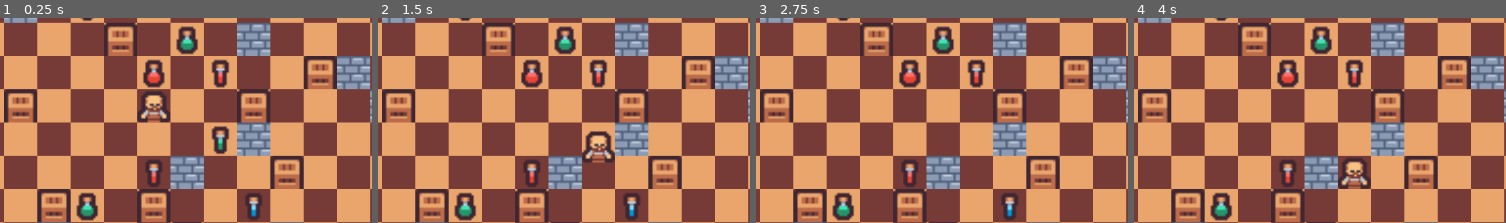
Above: before the commit, frames 1-4 (left to right).
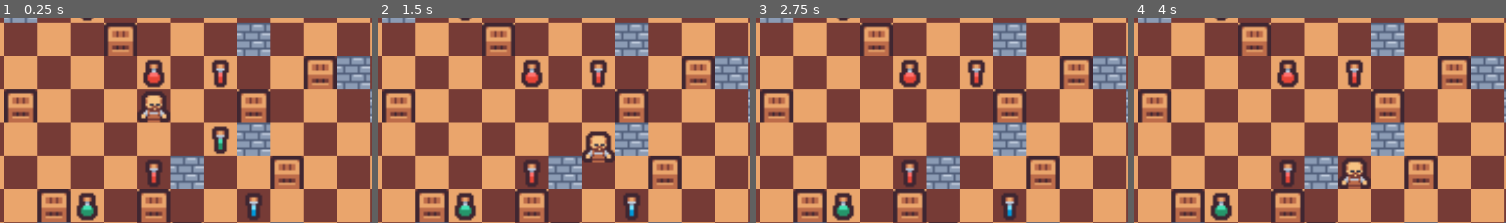
Above: after the commit, the same moments.

Repository: oneseedfruit/ludum-dare-52
Game: Godot game, scene res://game.tscn
Same seed, same stepped clock (60 frames per second), same inputs: the game is played once before the commit and once after it.
Inputs:
- Up to frame 1 (0.25 s): no input
- Up to frame 2 (1.5 s): tap Enter at 0.5 s; hold Right (right) 0.53-1.28 s; tap Space at 1.25 s; hold Down (down) from 1.28 s (still down)
- Up to frame 3 (2.75 s): release Down (down) at 2.03 s; hold Right (right) from 2.03 s (still down)
- Up to frame 4 (4 s): tap Enter at 2.75 s; release Right (right) at 2.78 s; hold Up (up) 2.78-3.53 s; hold Left (left) from 3.53 s (still down)
The pictures show only the part of the screen within x 27-77%, y 25-74%; the shares and areas given below are measured in that part.

The runs differ from the first frame. In frame 1, 0.7% of the frame differs, in the area x 47-54%, y 3-19%; in frame 2, 0.7%; in frame 3, 0.7%; in frame 4, 0.7%.

Commit message:
Fixed all levels
Some had minor problems with the puzzle but are now resolved

Diff:
--- a/collectible/collectible.gd
+++ b/collectible/collectible.gd
@@ -3,29 +3,29 @@
 
 
 var mTileIdToFrame = {
-    "collectible_1": 0,
-    "collectible_2": 1,
-    "collectible_3": 2,
-    "collectible_4": 3,
-    "collectible_5": 4,
-    "collectible_6": 5,
-    "collectible_7": 6,
-    "collectible_8": 7,
+	"collectible_1": 0,
+	"collectible_2": 1,
+	"collectible_3": 2,
+	"collectible_4": 3,
+	"collectible_5": 4,
+	"collectible_6": 5,
+	"collectible_7": 6,
+	"collectible_8": 7,
 }
 
 # Called when the node enters the scene tree for the first time.
 func _ready():
-    connect("body_entered", _on_body_entered)
-    pass # Replace with function body.
+	connect("body_entered", _on_body_entered)
+	pass # Replace with function body.
 
 func _on_body_entered(body):
-    if body.get_script() == Player:
-        # TODO: add points
-        body.stop_at(position)
-        get_parent().collect(self)
-        queue_free()
+	if body.get_script() == Player:
+		# TODO: add points
+		body.stop_at(position)
+		get_parent().collect(self)
+		queue_free()
 
 
 func setType(tileId):
-    $AnimatedSprite2D.set_frame(mTileIdToFrame[tileId])
-    pass
+	$AnimatedSprite2D.set_frame(mTileIdToFrame[tileId])
+	pass
--- a/levels/level_5.tscn
+++ b/levels/level_5.tscn
@@ -15,4 +15,4 @@
 layer_1/y_sort_enabled = false
 layer_1/y_sort_origin = 0
 layer_1/z_index = 1
-layer_1/tile_data = PackedInt32Array(-1, 131074, 7, -65538, 196610, 5, -131072, 196610, 5, 0, 196610, 5, 65534, 196610, 5, -4, 196610, 5, -196609, 196610, 5, -262147, 262146, 3, -65534, 262146, 3, 65536, 262146, 3, 196607, 262146, 3, 262142, 262146, 3, 262145, 262146, 3, 196611, 262146, 3, 196614, 262146, 3, 262152, 262146, 3, 131081, 262146, 3, -327672, 262146, 3, -327676, 262146, 3, -131082, 262146, 3, -8, 262146, 3, 262135, 262146, 3, -3, 458754, 9, 131077, 458754, 9, -327673, 458754, 9, -196600, 524290, 9, -196616, 524290, 9, 65527, 393218, 9, -5, 393218, 9, -131078, 524290, 10, -65533, 524290, 10, -65531, 393218, 9, 5, 196610, 5, 65544, 196610, 5, 196602, 458754, 10, 327679, 458754, 10, 262151, 458754, 10, -262143, 393218, 9)
+layer_1/tile_data = PackedInt32Array(-1, 131074, 7, -262147, 262146, 3, 65536, 262146, 3, 196607, 262146, 3, 262142, 262146, 3, -65534, 262146, 3, 262145, 262146, 3, 196611, 262146, 3, 196614, 262146, 3, 262152, 262146, 3, 131081, 262146, 3, -327672, 262146, 3, -327676, 262146, 3, -65546, 262146, 3, -8, 262146, 3, 262135, 262146, 3, 65534, 196610, 5, 0, 196610, 5, -131072, 196610, 5, -65538, 196610, 5, -196609, 196610, 5, -4, 196610, 5, 5, 196610, 5, 65544, 196610, 5, 262151, 458754, 9, -196600, 458754, 9, -196616, 458754, 9, 196602, 458754, 9, 327679, 458754, 9, 65527, 524290, 9, 131077, 524290, 9, -262143, 524290, 9, -327673, 393218, 9, -65533, 393218, 9, -3, 393218, 9, -131078, 393218, 9, -65531, 458754, 10)
--- a/levels/level_8.tscn
+++ b/levels/level_8.tscn
@@ -15,4 +15,4 @@
 layer_1/y_sort_enabled = false
 layer_1/y_sort_origin = 0
 layer_1/z_index = 1
-layer_1/tile_data = PackedInt32Array(-1, 131074, 7, -327677, …(694 unchanged characters)…  65527, 393218, 9, 196605, 393218, 9, -196608, 393218, 9, -131071, 458754, 10, 131071, 458754, 10, -196611, 458754, 10, 131074, 524290, 10, 1, 393218, 10)
+layer_1/tile_data = PackedInt32Array(-1, 131074, 7, -327677, …(694 unchanged characters)…  65527, 393218, 9, 196605, 393218, 9, -131071, 458754, 10, 131071, 458754, 10, -196611, 458754, 10, 131074, 524290, 10, 1, 393218, 10)
--- a/levels/level_9.tscn
+++ b/levels/level_9.tscn
@@ -16,4 +16,4 @@
 layer_1/y_sort_enabled = false
 layer_1/y_sort_origin = 0
 layer_1/z_index = 1
-layer_1/tile_data = PackedInt32Array(-1, 131074, 7, -262153, …(683 unchanged characters)… -196612, 524290, 9, -327678, 524290, 9, 6, 524290, 9, 131074, 524290, 9, 1, 393218, 9, 65527,  …(146 unchanged characters)…
+layer_1/tile_data = PackedInt32Array(-1, 131074, 7, -262153, …(683 unchanged characters)… -196612, 524290, 9, -327678, 524290, 9, 131074, 524290, 9, 1, 393218, 9, 65527,  …(146 unchanged characters)…
--- a/levels/level_10.tscn
+++ b/levels/level_A.tscn
@@ -16,4 +16,4 @@
 layer_1/y_sort_enabled = false
 layer_1/y_sort_origin = 0
 layer_1/z_index = 1
-layer_1/tile_data = PackedInt32Array(-1, 131074, 7, -131073, …(748 unchanged characters)… 137, 524290, 9, 131074, 524290, 9, -196608, 524290, 9, -196615, 524290, 9, 65529, 524290, 9, 65532,  …(126 unchanged characters)…
+layer_1/tile_data = PackedInt32Array(-1, 131074, 7, -131073, …(748 unchanged characters)… 137, 524290, 9, 131074, 524290, 9, -196615, 524290, 9, 65529, 524290, 9, 65532,  …(126 unchanged characters)…
--- a/managers/CollectibleManager.gd
+++ b/managers/CollectibleManager.gd
@@ -7,23 +7,23 @@
 var mCollectibleList: Array[Collectible] = []
 
 func spawnCollectibles():
-    var tileMap = get_node("/root/Game/LevelTemplate/TileMap")
-    if tileMap:
-        var usedCells = tileMap.get_used_cells(mTileMapObjectLayer)
-        for cellCoord in usedCells:
-            var tileData = tileMap.get_cell_tile_data(mTileMapObjectLayer, cellCoord)
-            var tileId = tileData.get_custom_data("id")
-            if tileId.begins_with("collectible"):
-                var node = mCollectiblePackedScene.instantiate()
-                node.setType(tileId)
-                node.set_position(tileMap.map_to_local(cellCoord))
-                add_child.call_deferred(node)
-                tileMap.erase_cell(mTileMapObjectLayer, cellCoord)
-                mCollectibleList.append(node)
-    pass
+	var tileMap = get_node("/root/Game/LevelTemplate/TileMap")
+	if tileMap:
+		var usedCells = tileMap.get_used_cells(mTileMapObjectLayer)
+		for cellCoord in usedCells:
+			var tileData = tileMap.get_cell_tile_data(mTileMapObjectLayer, cellCoord)
+			var tileId = tileData.get_custom_data("id")
+			if tileId.begins_with("collectible"):
+				var node = mCollectiblePackedScene.instantiate()
+				node.setType(tileId)
+				node.set_position(tileMap.map_to_local(cellCoord))
+				add_child.call_deferred(node)
+				tileMap.erase_cell(mTileMapObjectLayer, cellCoord)
+				mCollectibleList.append(node)
+	pass
 
 
 func collect(_collectible):
-    mCollectibleList.erase(_collectible)
-    if mCollectibleList.size() == 0:
-        get_node("/root/LevelManager").nextLevel()
+	mCollectibleList.erase(_collectible)
+	if mCollectibleList.size() == 0:
+		get_node("/root/LevelManager").nextLevel()
--- a/managers/LevelManager.gd
+++ b/managers/LevelManager.gd
@@ -10,64 +10,64 @@
 var mCurrentLevelNode
 
 func _init():
-    var dir = DirAccess.open("res://levels")
-    if dir:
-        dir.list_dir_begin()
-        var file_name = dir.get_next()
-        while file_name != "":
-            if file_name.begins_with("level_") and file_name.ends_with(".tscn"):
-                mLevels.append(file_name)
-            file_name = dir.get_next()
-    pass
+	var dir = DirAccess.open("res://levels")
+	if dir:
+		dir.list_dir_begin()
+		var file_name = dir.get_next()
+		while file_name != "":
+			if file_name.begins_with("level_") and file_name.ends_with(".tscn"):
+				mLevels.append(file_name)
+			file_name = dir.get_next()
+	pass
 
 # Called when the node enters the scene tree for the first time.
 func _ready():
-    mCurrentLevelIndex = mStartLevel
-    spawnLevel(mCurrentLevelIndex)
-    pass # Replace with function body.
+	mCurrentLevelIndex = mStartLevel
+	spawnLevel(mCurrentLevelIndex)
+	pass # Replace with function body.
 
 
 func spawnLevel(level):
-    if mCurrentLevelNode != null:
-        mCurrentLevelNode.queue_free()
-        await mCurrentLevelNode.tree_exited
+	if mCurrentLevelNode != null:
+		mCurrentLevelNode.queue_free()
+		await mCurrentLevelNode.tree_exited
 
-    var parentNode = get_tree().root.get_node("Game")
-    var scene = load("levels/%s" % mLevels[level])
+	var parentNode = get_tree().root.get_node("Game")
+	var scene = load("levels/%s" % mLevels[level])
 
-    mCurrentLevelNode = scene.instantiate()
-    parentNode.add_child.call_deferred(mCurrentLevelNode)
+	mCurrentLevelNode = scene.instantiate()
+	parentNode.add_child.call_deferred(mCurrentLevelNode)
 
-    await mCurrentLevelNode.ready
+	await mCurrentLevelNode.ready
 
-    _spawnPoint()
+	_spawnPoint()
 
-    # wait for process_frame so player re-position to spawn point first
-    # (else it will collide with collectible that placed on player's lastPos)
-    await get_tree().process_frame
+	# wait for process_frame so player re-position to spawn point first
+	# (else it will collide with collectible that placed on player's lastPos)
+	await get_tree().process_frame
 
-    CollectibleManager.spawnCollectibles()
+	CollectibleManager.spawnCollectibles()
 
-    pass
+	pass
 
 
 func nextLevel():
-    mCurrentLevelIndex = mCurrentLevelIndex + 1
-    if mCurrentLevelIndex < mLevels.size():
-        spawnLevel(mCurrentLevelIndex)
+	mCurrentLevelIndex = mCurrentLevelIndex + 1
+	if mCurrentLevelIndex < mLevels.size():
+		spawnLevel(mCurrentLevelIndex)
 
 
 func _spawnPoint():
-    var tileMap = get_node("/root/Game/LevelTemplate/TileMap")
-    if tileMap:
-        var usedCells = tileMap.get_used_cells(mTileMapObjectLayer)
-        for cellCoord in usedCells:
-            var tileData = tileMap.get_cell_tile_data(mTileMapObjectLayer, cellCoord)
-            var tileId = tileData.get_custom_data("id")
-            if tileId == "player":
-                var playerNode = get_node("/root/Game/Player")
-                var targetPos = tileMap.map_to_local(cellCoord)
-                playerNode.mMoving = Vector2.ZERO
-                playerNode.set_position(targetPos)
-                tileMap.erase_cell(mTileMapObjectLayer, cellCoord)
-    pass
+	var tileMap = get_node("/root/Game/LevelTemplate/TileMap")
+	if tileMap:
+		var usedCells = tileMap.get_used_cells(mTileMapObjectLayer)
+		for cellCoord in usedCells:
+			var tileData = tileMap.get_cell_tile_data(mTileMapObjectLayer, cellCoord)
+			var tileId = tileData.get_custom_data("id")
+			if tileId == "player":
+				var playerNode = get_node("/root/Game/Player")
+				var targetPos = tileMap.map_to_local(cellCoord)
+				playerNode.mMoving = Vector2.ZERO
+				playerNode.set_position(targetPos)
+				tileMap.erase_cell(mTileMapObjectLayer, cellCoord)
+	pass
Not shown: 1 places in levels/level_5.tscn that only renumber resources
